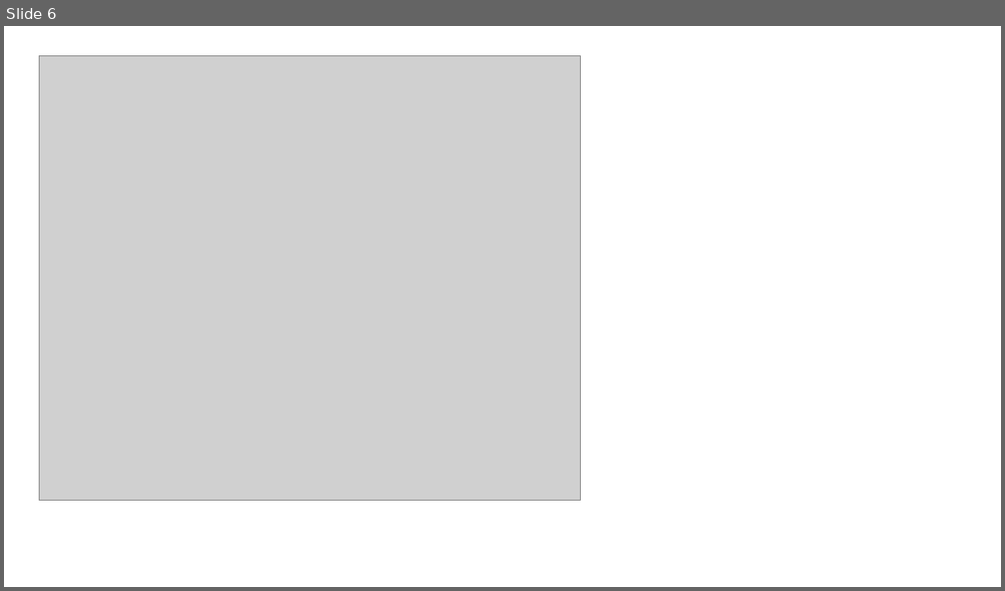
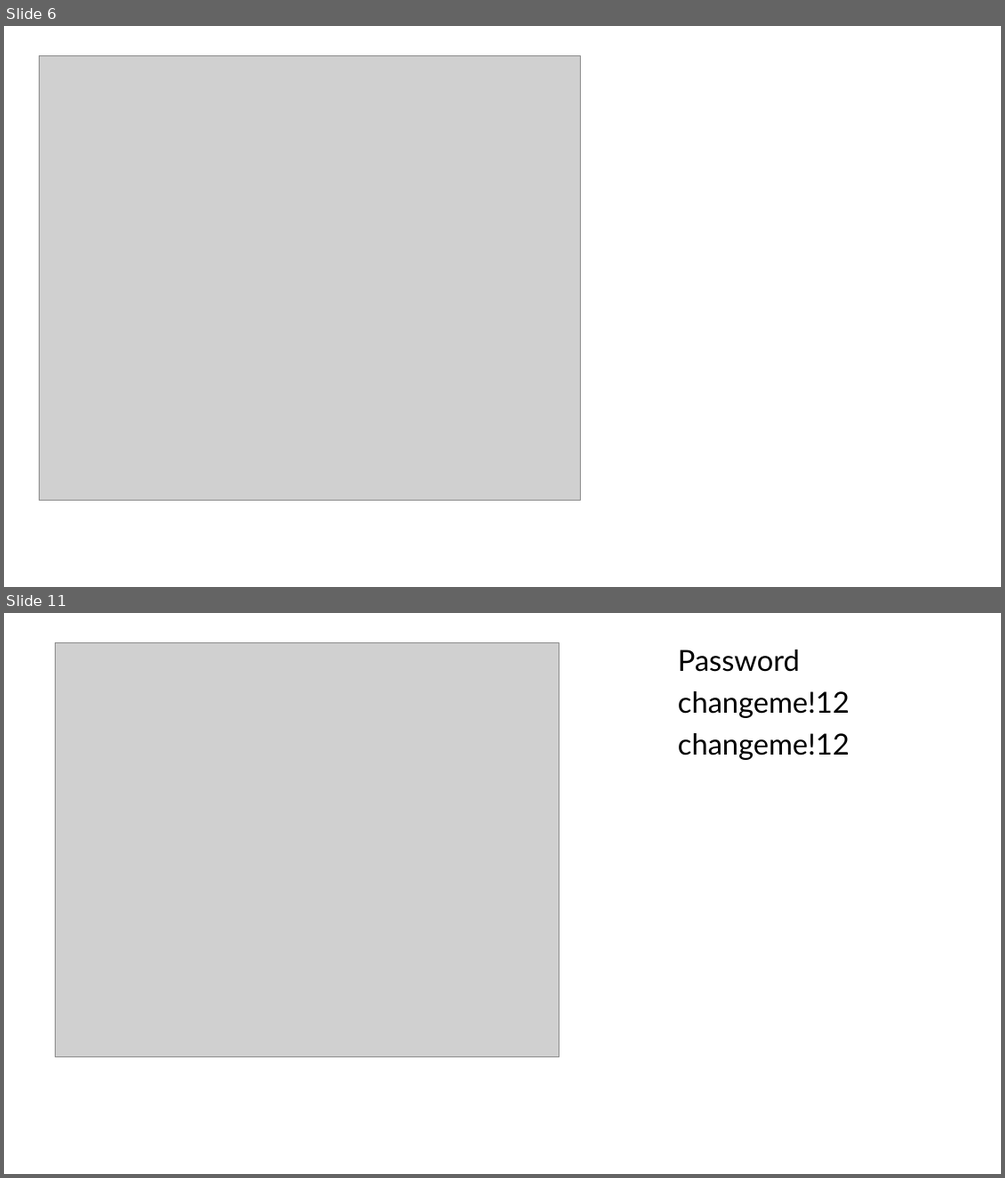
Before and after one commit to PengoPango/401IT_OperatingSystems_repos, a slide deck: 401_OperatingSystems/assignments/Windows Server 2022.pptx. Shown one above the other, each under a label of ours: slide 6 before the commit, slides 6 and 11 after it; the slides between them are not shown. The pictures are 1005x591 and 1005x1178 pixels, drawn with LibreOffice and Linux fonts; fonts in the diff are those of the drawing; grey boxes stand for pictures. Boxes give left, top, right and bottom in pixels: in the first picture for what was removed or moved away, otherwise in the second. Text is boxed around its words. In the diff, an @@ line names an element or a change of style, - is before the commit and + after.

```diff
--- a/401_OperatingSystems/assignments/Windows Server 2022.pptx
+++ b/401_OperatingSystems/assignments/Windows Server 2022.pptx
@@ slide 11 added at (x1=4, y1=613, x2=1001, y2=1174), background #FFFFFF @@
@@ picture added at (x1=56, y1=643, x2=558, y2=1056) @@
@@ text added at (x1=678, y1=649, x2=850, y2=760), 28 pt, text #000000 @@
+Password
+changeme!12
+changeme!12
```
Also in this commit, not shown: 1 slide changed, 4 other slides added, 1 slide removed, 5 other files.
